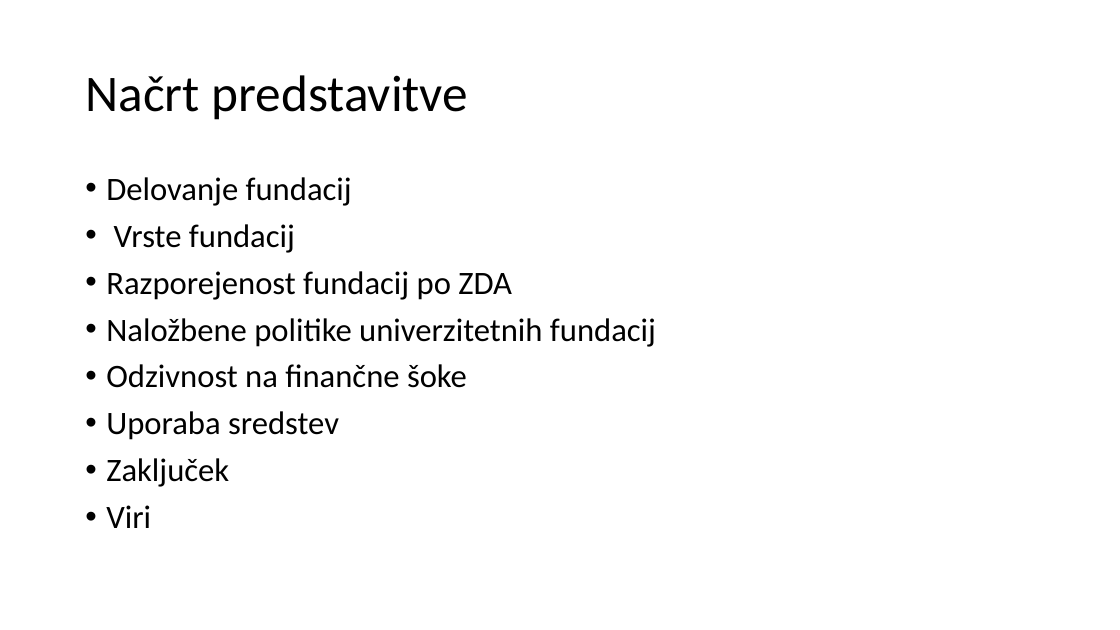
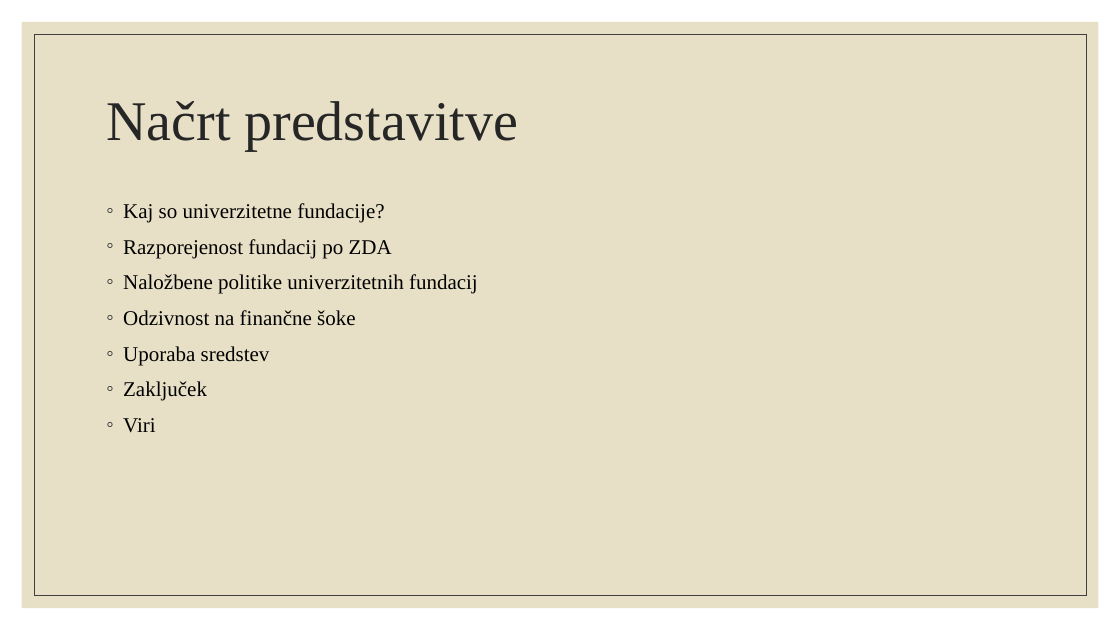
Before and after one commit to ines-silc/FTI-Seminarska-naloga, a slide deck: slide 2 of prosojnice.pptx. Drawn at 1120x630 pixels with LibreOffice and Linux fonts; fonts in the diff are those of the drawing. Boxes give left, top, right and bottom in pixels: in the first picture for what was removed or moved away, otherwise in the second. Text is boxed around its words. In the diff, an @@ line names an element or a change of style, - is before the commit and + after.

```diff
--- a/prosojnice.pptx
+++ b/prosojnice.pptx
@@ rectangle added at [22, 22, 1099, 608], fill #E7E0C7 @@
@@ rectangle added at [34, 34, 1086, 596], outline #404040 0.5 pt @@
@@ title "Načrt predstavitve": place and size @@
-title "Načrt predstavitve" at [85, 75, 468, 120]
+title "Načrt predstavitve" at [106, 101, 518, 150]
@@ title "Načrt predstavitve" at [106, 101, 518, 150]: size 44 to 48 pt, font Calibri to Times New Roman, text colour #000000 to #262626 @@
@@ text "Kaj so univerzitetne fundacije?": place and size @@
-text "Kaj so univerzitetne fundacije?" at [106, 177, 656, 528]
+text "Kaj so univerzitetne fundacije?" at [123, 203, 478, 433]
@@ text at [123, 203, 384, 223]: text changed; size 28 to 18 pt; font Calibri to Times New Roman @@
-• Delovanje fundacij
-• Vrste fundacij
+◦ Kaj so univerzitetne fundacije?
@@ text at [123, 239, 478, 433]: size 28 to 18 pt, font Calibri to Times New Roman in "Razporejenost fundacij po ZDA", "Naložbene politike univerzitetnih fundacij", "Odzivnost na finančne šoke", "Uporaba sredstev" and 2 more places; bullet • to ◦; line spacing 0.9 to 1; less space between paragraphs @@
```
Also in this commit, not shown: 5 other slides changed, 5 slides added.
